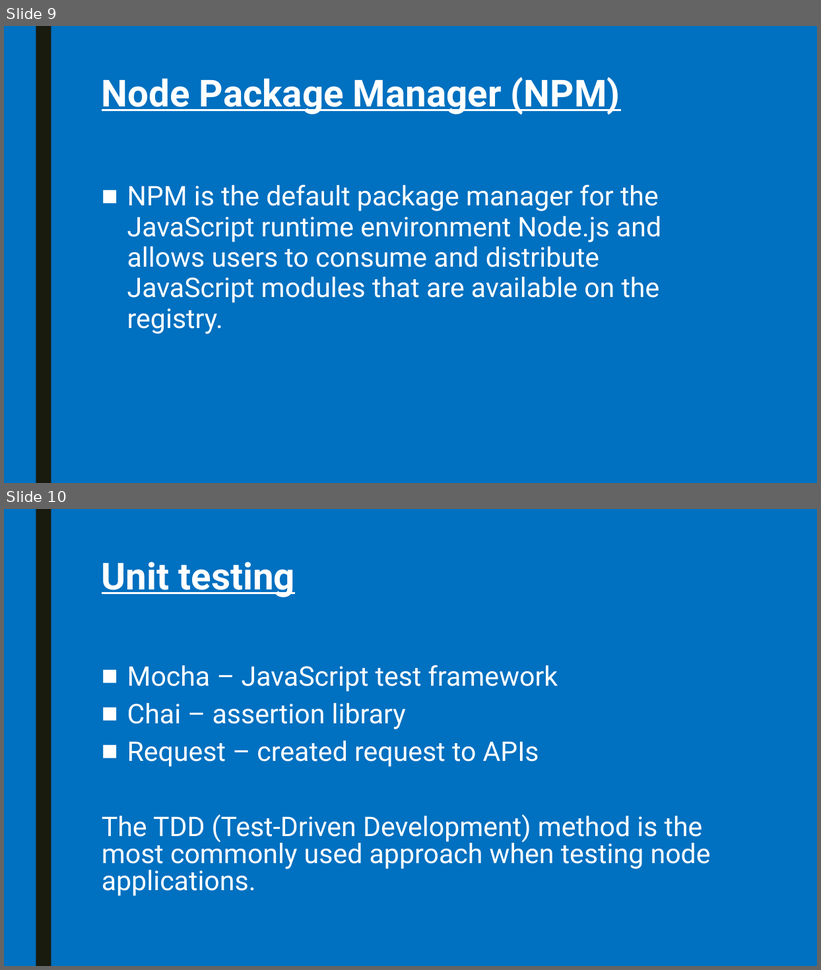
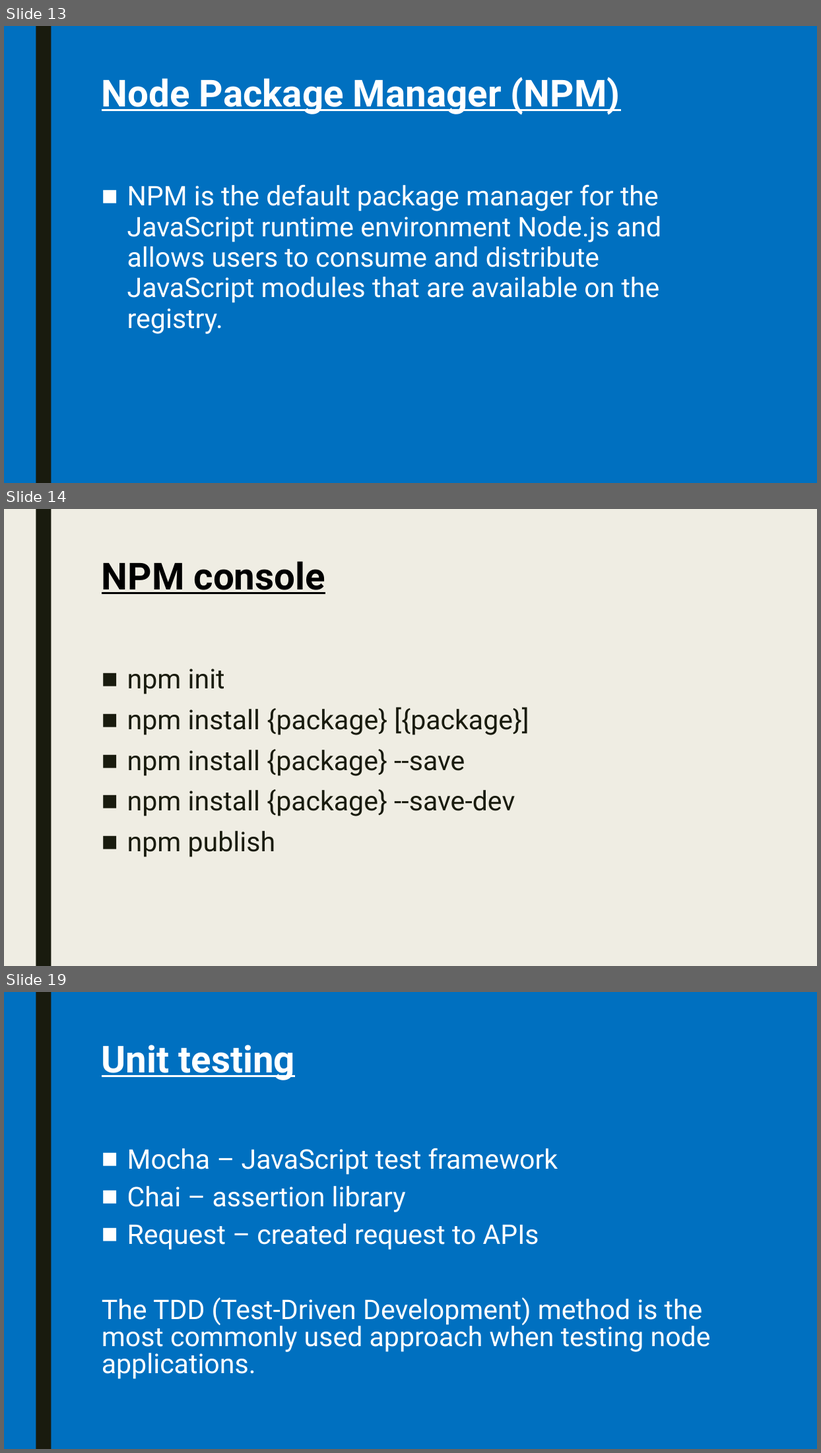
Before and after one commit to pkyurkchiev/mean-stack, a slide deck: slides/NodeJS.pptx. Shown one above the other, each under a label of ours: slides 9 and 10 before the commit, slides 13, 14 and 19 after it; the slides between them are not shown. The pictures are 821x970 and 821x1453 pixels, drawn with LibreOffice and Linux fonts; fonts in the diff are those of the drawing. Boxes give left, top, right and bottom in pixels: in the first picture for what was removed or moved away, otherwise in the second. Text is boxed around its words. In the diff, an @@ line names an element or a change of style, - is before the commit and + after.

```diff
--- a/slides/NodeJS.pptx
+++ b/slides/NodeJS.pptx
@@ slide 14 added at box(4, 509, 817, 966), background #EFEDE3; not listed: 1 template element that a slide beside it also shows @@
@@ title added at box(102, 561, 325, 594), 44 pt, text #000000, bold, underline @@
+NPM console
@@ text added at box(127, 669, 529, 857), 32 pt, text #191B0E @@
+■ npm init
+■ npm install {package} [{package}]
+■ npm install {package} --save
+■ npm install {package} --save-dev
+■ npm publish
@@ what was slide 9 is now slide 13 @@
@@ what was slide 10 is now slide 19 @@
```
Also in this commit, not shown: 10 other slides added, 1 slide removed.
